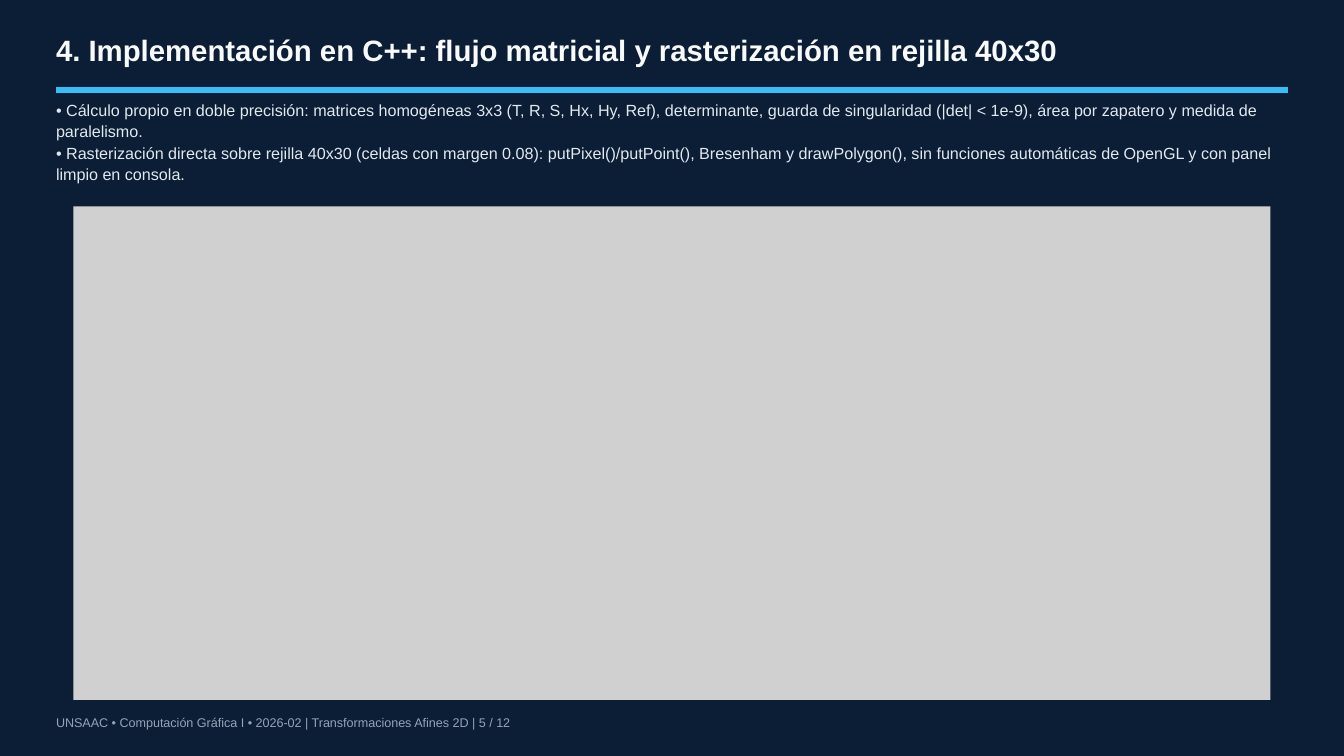
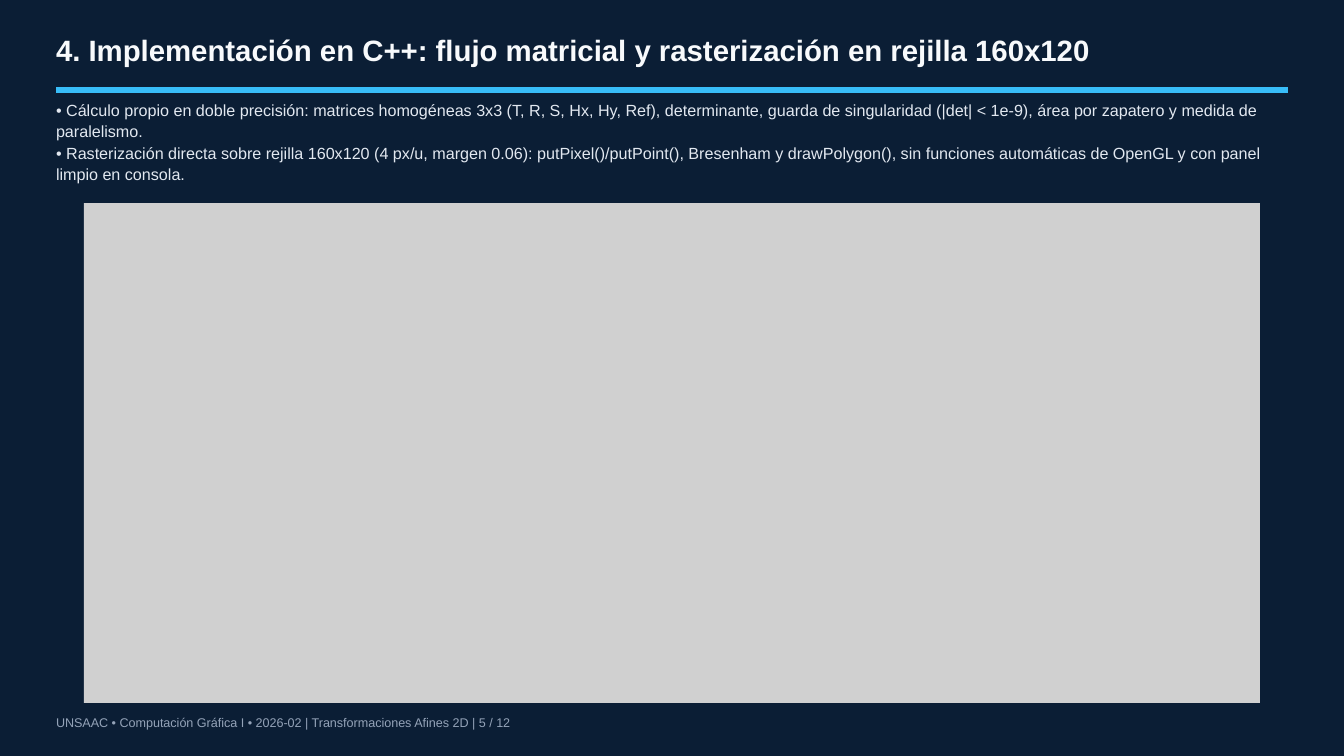
Before and after one commit to LucianFBC/cg1-tema2-transformaciones-afines-2d, a slide deck: slide 5 of presentacion/Presentacion_Tema2.pptx. Drawn at 1344x756 pixels with LibreOffice and Linux fonts; fonts in the diff are those of the drawing; grey boxes stand for pictures. Boxes give left, top, right and bottom in pixels: in the first picture for what was removed or moved away, otherwise in the second. Text is boxed around its words. In the diff, an @@ line names an element or a change of style, - is before the commit and + after.

```diff
--- a/presentacion/Presentacion_Tema2.pptx
+++ b/presentacion/Presentacion_Tema2.pptx
@@ text at (x1=56, y1=39, x2=1089, y2=67): text changed @@
-4. Implementación en C++: flujo matricial y rasterización en rejilla 40x30
+4. Implementación en C++: flujo matricial y rasterización en rejilla 160x120
@@ text at (x1=56, y1=147, x2=1260, y2=184): text changed @@
-• Rasterización directa sobre rejilla 40x30 (celdas con margen 0.08): putPixel()/putPoint(), Bresenham y drawPolygon(), sin funciones automáticas de OpenGL y con panel limpio en consola.
+• Rasterización directa sobre rejilla 160x120 (4 px/u, margen 0.06): putPixel()/putPoint(), Bresenham y drawPolygon(), sin funciones automáticas de OpenGL y con panel limpio en consola.
@@ picture resized from (x1=73, y1=206, x2=1270, y2=700) to (x1=84, y1=203, x2=1260, y2=703) @@
```
Also in this commit, not shown: 6 other slides changed, 44 other files.
